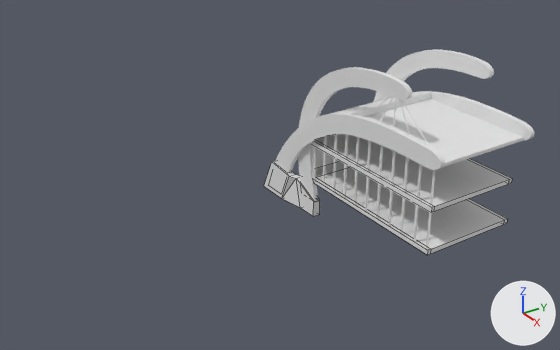
Two versions of the Blender file beach_house/beach_house.blend, one commit apart.
The view is the same before and after, from a 50 mm camera at (7.74, -6.52, 5.42) aimed at (-0.13, -1.23, 0.78). Lighting does not change. The marker at lower right points along +X, +Y and +Z. Mesh edges are drawn as thin lines on the coarser meshes.

Script lines for the objects in view, before the commit:
```python
me_cube_001 = bpy.data.meshes.new('Cube.001')
me_cube_001.from_pydata(...)  # 20 vertices, 18 faces; spans x -0.6..27.7, y -0.6..14.6, z 0.0..1.0
me_cube_005 = bpy.data.meshes.new('Cube.005')
me_cube_005.from_pydata(...)  # 502 vertices, 477 faces; spans x -1.02..1.61, y -0.08..-0.05, z 0.02..1.27
me_cube_006 = bpy.data.meshes.new('Cube.006')
me_cube_006.from_pydata(...)  # 64 vertices, 58 faces; spans x -0.1..1.23, y -0.02..1.73, z -0.05..0.5
ob_cube = bpy.data.objects.new('Cube', me_cube_006)
ob_cube.location = (-2.1, -0.15, -0.5)
ob_foundation = bpy.data.objects.new('foundation', me_cube_001)
ob_foundation.location = (-1.172, 0.0, 0.0)
ob_foundation.scale = (0.1, 0.1, 0.07)
ob_window_frames_right = bpy.data.objects.new('window_frames_right', me_cube_005)
ob_window_frames_right.location = (0.0, 0.0, 0.0)
# also in view: 'suspension_beam' at (-0.17, -0.04, 0.94); 'roof_beam' at (-0.17, -0.03, 0.52); 'suspension_beam_left' at (-0.17, 1.44, 0.94); 'roof_beam_left' at (-0.17, 1.42, 0.52); 'wall' at (0.15, 0.7, 0.71)
```
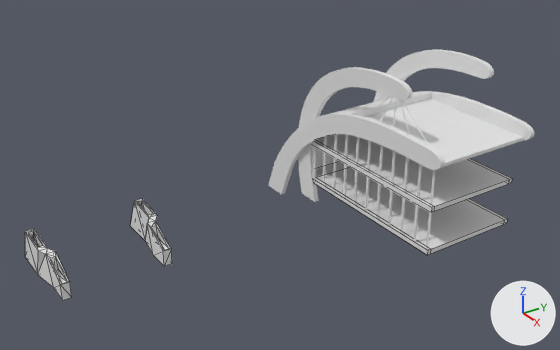
Patch to the scene script:
```diff
--- a/beach_house/beach_house.blend.py
+++ b/beach_house/beach_house.blend.py
@@ me_cube_006 @@
 # used by ob_cube; location = (-2.1, -0.15, -0.5)
-me_cube_006.from_pydata(...)  # 64 vertices, 58 faces; spans x -0.1..1.23, y -0.02..1.73, z -0.05..0.5
+me_cube_006.from_pydata(...)  # 64 vertices, 120 faces; spans x -2.2..-0.87, y -0.18..1.58, z -0.55..0.0
+# me_cube_006 part 1
+# 32 vertices are removed from x -0.1..1.23, y -0.02..0.18, z -0.05..0.5
+# 29 faces are deleted
+# me_cube_006 part 2
+# 36 vertices are added at x -2.2..-0.87, y -0.18..1.55, z -0.55..0.0
+# 10 new vertices lie (0.0, -0.07, 0.0) away from vertices in x -2.1..-0.88, y -0.08..1.55, z -0.5..0.0
+# 6 new vertices lie (0.0, 0.13, 0.0) away from vertices in x -2.2..-1.65, y -0.18..1.45, z -0.55..0.0
+# 6 new vertices lie (0.0, 0.12, 0.0) away from vertices in x -1.43..-1.23, y -0.17..1.45, z -0.55..-0.05
+# 6 new vertices lie (0.0, 0.08, 0.0) away from vertices in x -2.1..-0.88, y -0.15..1.4, z -0.5..-0.11
+# 120 new faces join them
@@ ob_cube @@
 ob_cube = bpy.data.objects.new('Cube', me_cube_006)
-ob_cube.location = (-2.1, -0.15, -0.5)
+ob_cube.location = (0.0, -4.069, 0.0)
```

Pixel boxes (x1, y1, x2, y2) of what changed, in the pictures (560 x 350 px):
'Cube', reshaped, moved: before (264, 161, 320, 216); after (25, 199, 172, 300)
part 1 of me_cube_006, deleted: before (264, 161, 320, 216)
part 2 of me_cube_006, added: after (25, 199, 172, 300)
